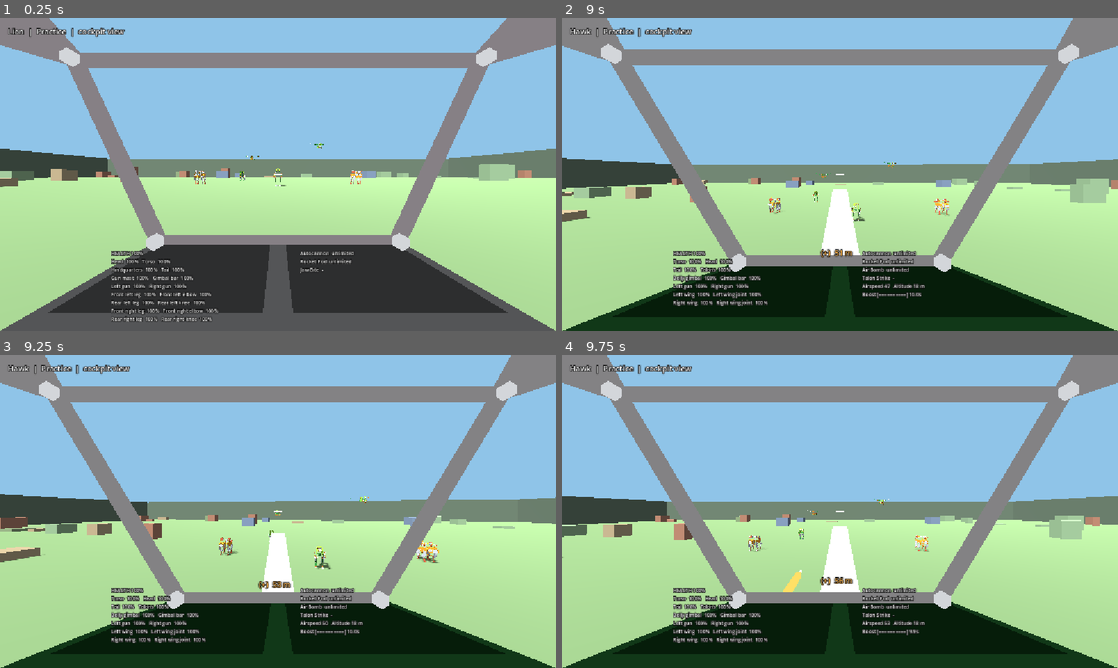
Above: before the commit, frames 1-4 (two rows, left to right).
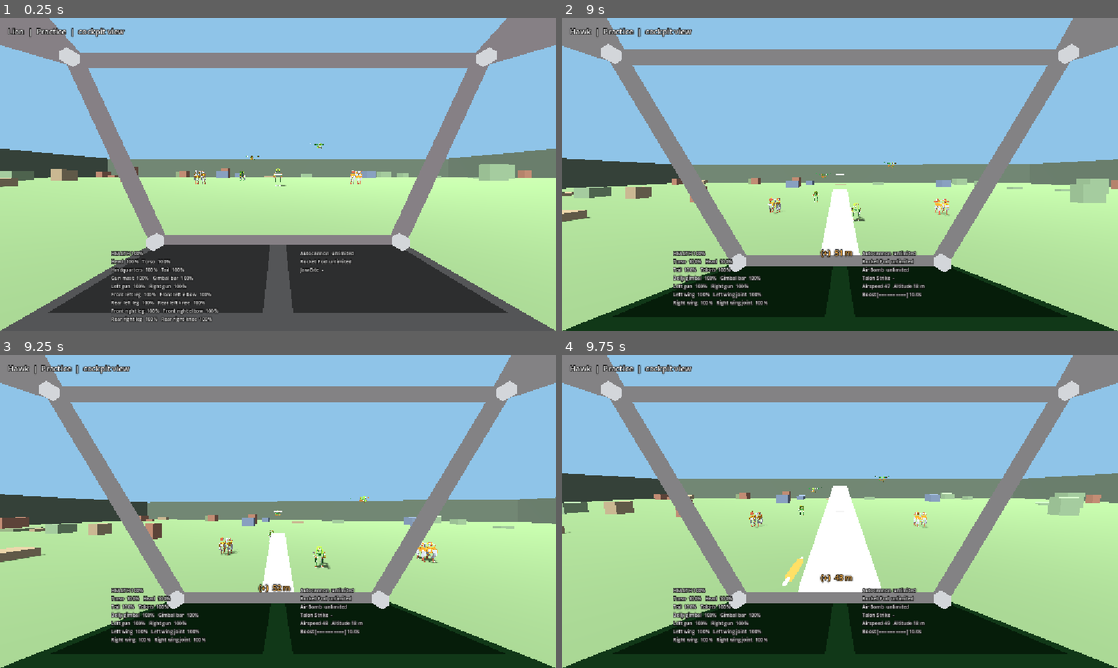
Above: after the commit, the same moments.

Repository: jacksonhcnz/animalmechcombatgame
Game: Godot game, scene res://scenes/test_range.tscn
Two runs of this game, one before a commit and one after it. Both use one fixed random seed, a clock stepped at 60 frames per second and the inputs below. This scene is started directly instead of the project's main scene.
Inputs (mouse positions are in pixels of both pictures, inside the frame that each line leads up to):
- Up to frame 1 (0.25 s): no input
- Up to frame 2 (9 s): tap Enter at 0.5 s; move the mouse to (962, 158) at 0.52 s; hold E (strafe_right) 0.53-1.28 s; hold Shift (sprint) 0.53-1.28 s; click (962, 158) at 0.67 s; move the mouse to (812, 174) at 1.27 s; hold W (move_forward) 1.28-5.78 s; tap Space (ascend) at 1.35 s; tap Shift (sprint) at 1.55, 3.05, 3.8, 4.55, 5.3, 5.85, 6.8, 7.55 s; move the mouse to (851, 168) at 2.02 s; hold Shift (sprint) 2.03-2.78 s; tap Z (center_aim) at 2.1 s; move the mouse to (834, 180) at 2.77 s; tap B (fire_bomb) at 2.85 s; click (834, 180) at 2.92 s; move the mouse to (878, 177) at 3.52 s; hold F (fire_melee) 3.53-4.28 s; tap Ctrl (descend) at 4.15 s; move the mouse to (795, 171) at 4.27 s; click (795, 171) at 4.35 s; move the mouse to (845, 174) at 5.02 s; hold Right mouse button (fire_secondary) 5.03-5.78 s; click (845, 174) at 5.17 s; move the mouse to (817, 168) at 5.77 s; hold E (strafe_right) 5.78-6.53 s; move the mouse to (867, 174) at 6.52 s; hold C (toggle_view) 6.53-7.28 s; hold W (move_forward) 6.53-8.78 s; move the mouse to (812, 174) at 7.27 s; tap 1 at 7.35 s; click (812, 174) at 7.42 s; move the mouse to (851, 168) at 8.02 s; hold Shift (sprint) 8.03-8.78 s; tap 2 at 8.1 s; move the mouse to (834, 180) at 8.77 s; hold Q (strafe_left) from 8.78 s (still down); tap 3 at 8.85 s
- Up to frame 3 (9.25 s): keep holding Q (strafe_left); tap Shift (sprint) at 9.05 s
- Up to frame 4 (9.75 s): move the mouse to (878, 514) at 9.52 s; release Q (strafe_left) at 9.53 s; hold W (move_forward) from 9.53 s (still down); hold Shift (sprint) from 9.53 s (still down); tap R at 9.6 s; click (878, 514) at 9.67 s

Frames 1-2 are identical in both runs. In frame 3, 0.4% of the frame differs, in the area x 0-93%, y 45-87%; in frame 4, 16%, in the area x 0-100%, y 37-89%.

Commit message:
Flying controls: W/S pitch, Shift/Ctrl speed, Space boost
Co-Authored-By: Claude Sonnet 5.5 <noreply@anthropic.com>
Claude-Session: https://claude.ai/code/session_016ZAQzFNjMzKqDtLtG2bAjQ

Diff:
--- a/scripts/mech/mech.gd
+++ b/scripts/mech/mech.gd
@@ -308,11 +308,11 @@
 	boost_locked = locked
 
 
-## A flying mech holds Shift to boost: faster in every direction, for a tank of 10 seconds. When the
+## A flying mech holds Space to boost: faster in every direction, for a tank of 10 seconds. When the
 ## tank runs empty the boost is locked until it has refilled, which takes the cooldown.
 func _update_boost(delta: float) -> void:
 	var capacity := boost_capacity()
-	var moving := controls.throttle != 0.0 or controls.strafe != 0.0 or controls.vertical != 0.0
+	var moving := true  # a flyer is always moving
 	boosting = is_flying() and rules.sprinting and controls.sprint and moving and not boost_locked and boost_left > 0.0
 	if boosting:
 		boost_left = maxf(0.0, boost_left - delta)
@@ -374,8 +374,8 @@
 	return top * Points.flight("stall_fraction") / maxf(damage.lift_mult(), 0.2)
 
 
-## Flying like a plane. A flyer is always moving along its nose. W and S set the throttle,
-## A and D bank and turn, Space and Ctrl pitch the nose up and down (Q and E nudge the
+## Flying like a plane. A flyer is always moving along its nose. Shift and Ctrl set the
+## throttle, A and D bank and turn, W and S pitch the nose down and up (Q and E nudge the
 ## rudder). Climbing and turning cost speed and diving gains it. Below the stall speed the
 ## wings stop lifting: the controls go soft, the nose drops and the mech falls until it picks
 ## speed up again.
--- a/scripts/mech/player_controller.gd
+++ b/scripts/mech/player_controller.gd
@@ -38,6 +38,13 @@
 	c.vertical = Input.get_axis("descend", "ascend")
 	c.jump = Input.is_action_pressed("jump")
 	c.sprint = Input.is_action_pressed("sprint")
+	if mech.is_flying():
+		# Flying: W pushes the nose down and S pulls it up, Shift and Ctrl set the speed and
+		# Space is the boost.
+		c.vertical = Input.get_axis("move_forward", "move_back")
+		c.throttle = Input.get_action_strength("sprint") - Input.get_action_strength("descend")
+		c.sprint = Input.is_action_pressed("jump")
+		c.jump = false
 	c.aim_yaw_delta += _mouse_yaw - Input.get_axis("aim_left", "aim_right") * stick_aim_rate * delta
 	c.aim_pitch_delta += _mouse_pitch + Input.get_axis("aim_down", "aim_up") * stick_aim_rate * delta
 	_mouse_yaw = 0.0
